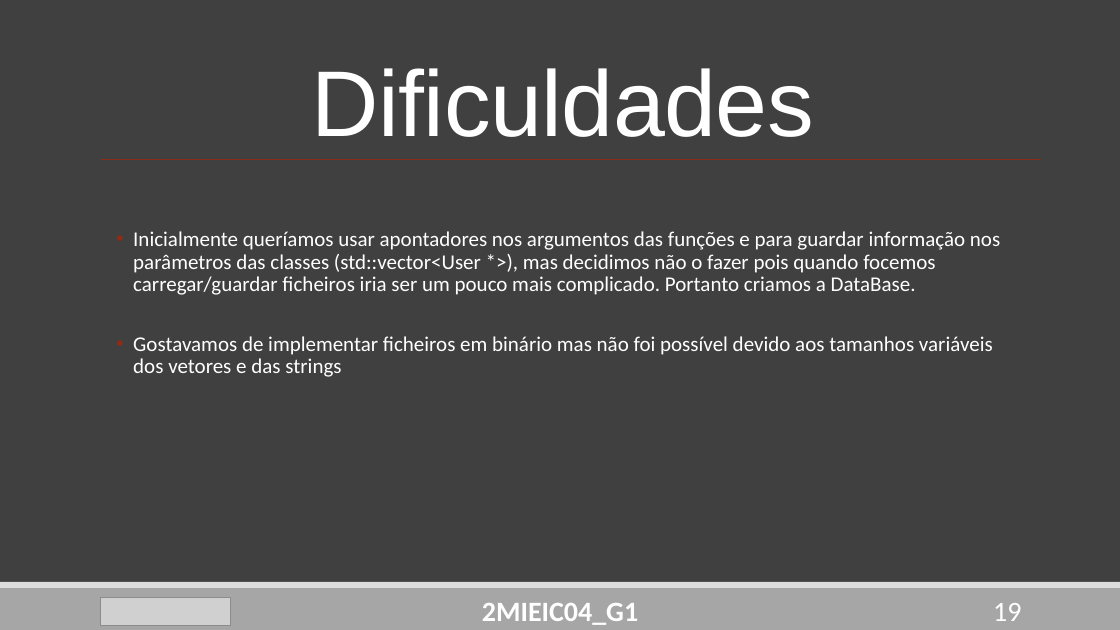
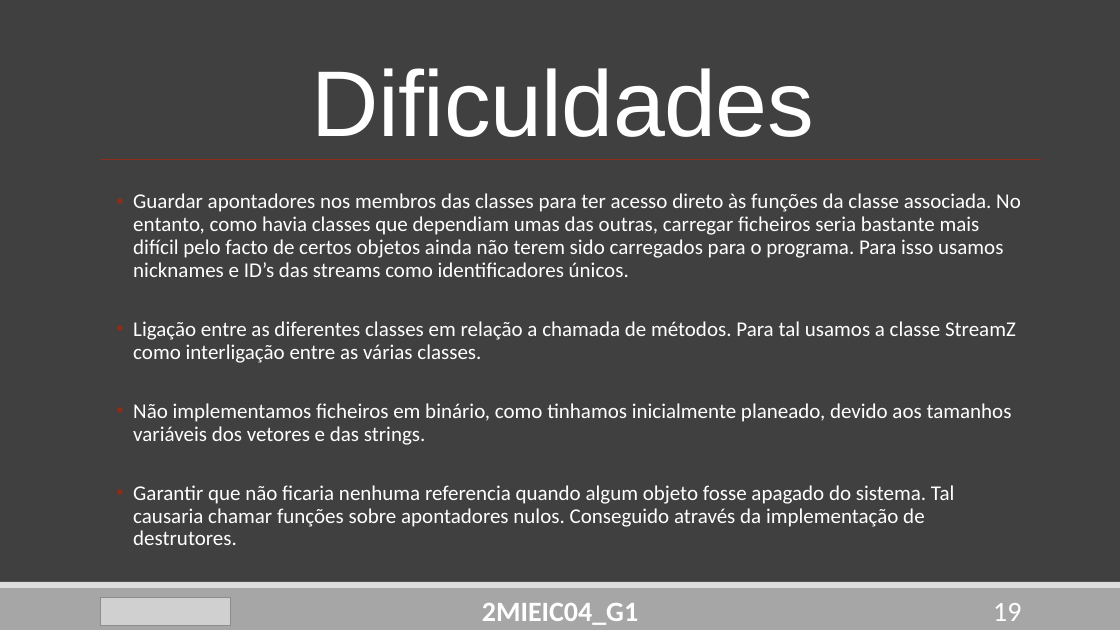
Before and after one commit to DoStini/FEUP-AEDA-proj, a slide deck: slide 19 of StreamZ_Apresentation4.pptx. Drawn at 1120x630 pixels with LibreOffice and Linux fonts; fonts in the diff are those of the drawing; grey boxes stand for pictures. Boxes give left, top, right and bottom in pixels: in the first picture for what was removed or moved away, otherwise in the second. Text is boxed around its words. In the diff, an @@ line names an element or a change of style, - is before the commit and + after.

```diff
--- a/StreamZ_Apresentation4.pptx
+++ b/StreamZ_Apresentation4.pptx
@@ text at (133,193,1021,545): text changed @@
-  • Inicialmente queríamos usar apontadores nos argumentos das funções e para guardar informação nos parâmetros das classes (std::vector<User *>), mas decidimos não o fazer pois quando focemos carregar/guardar ficheiros iria ser um pouco mais complicado. Portanto criamos a DataBase.
-  • Gostavamos de implementar ficheiros em binário mas não foi possível devido aos tamanhos variáveis dos vetores e das strings
+  • Guardar apontadores nos membros das classes para ter acesso direto às funções da classe associada. No entanto, como havia classes que dependiam umas das outras, carregar ficheiros seria bastante mais difícil pelo facto de certos objetos ainda não terem sido carregados para o programa. Para isso usamos nicknames e ID’s das streams como identificadores únicos.
+  • Ligação entre as diferentes classes em relação a chamada de métodos. Para tal usamos a classe StreamZ como interligação entre as várias classes.
+  • Não implementamos ficheiros em binário, como tinhamos inicialmente planeado, devido aos tamanhos variáveis dos vetores e das strings.
+  • Garantir que não ficaria nenhuma referencia quando algum objeto fosse apagado do sistema. Tal causaria chamar funções sobre apontadores nulos. Conseguido através da implementação de destrutores.
```
Also in this commit, not shown: 2 other slides changed, 2 slides added.
